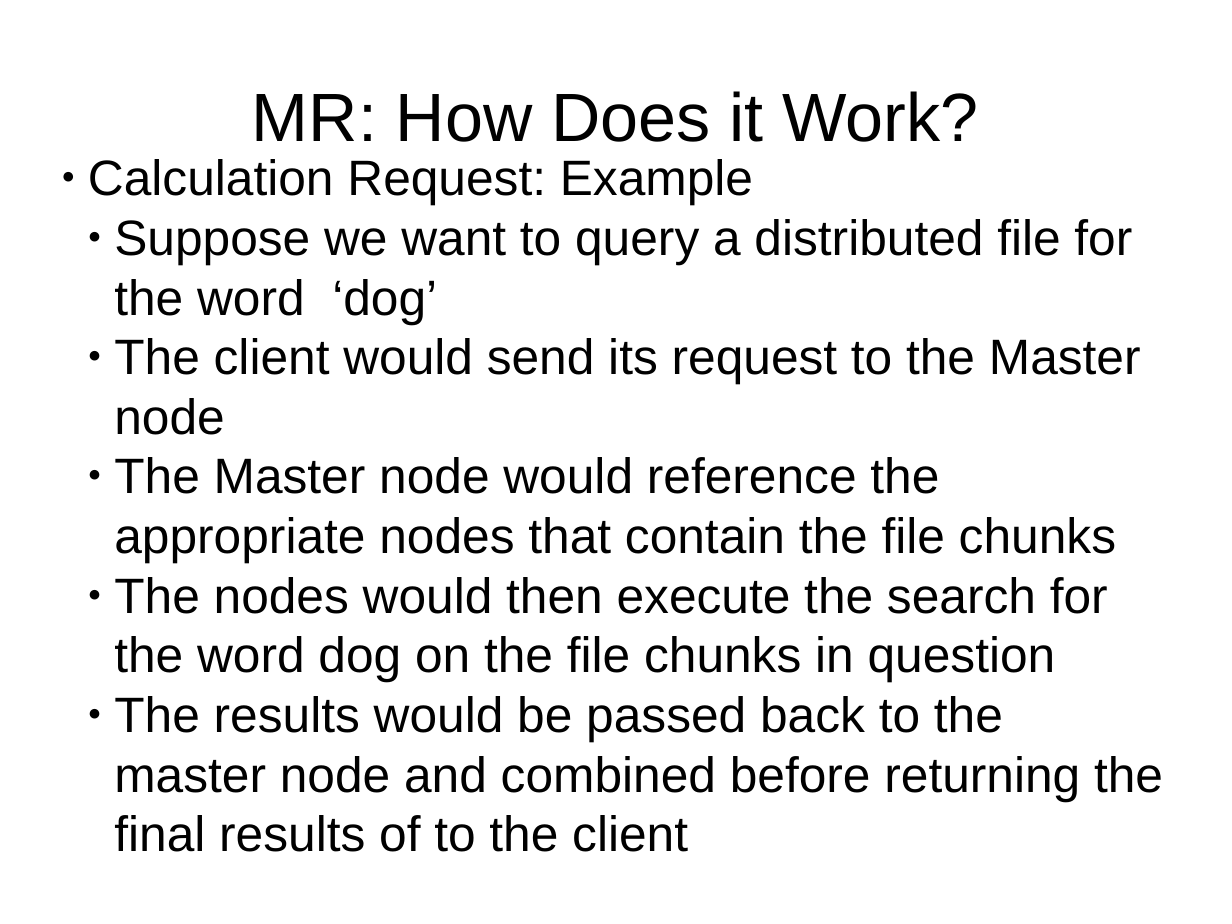
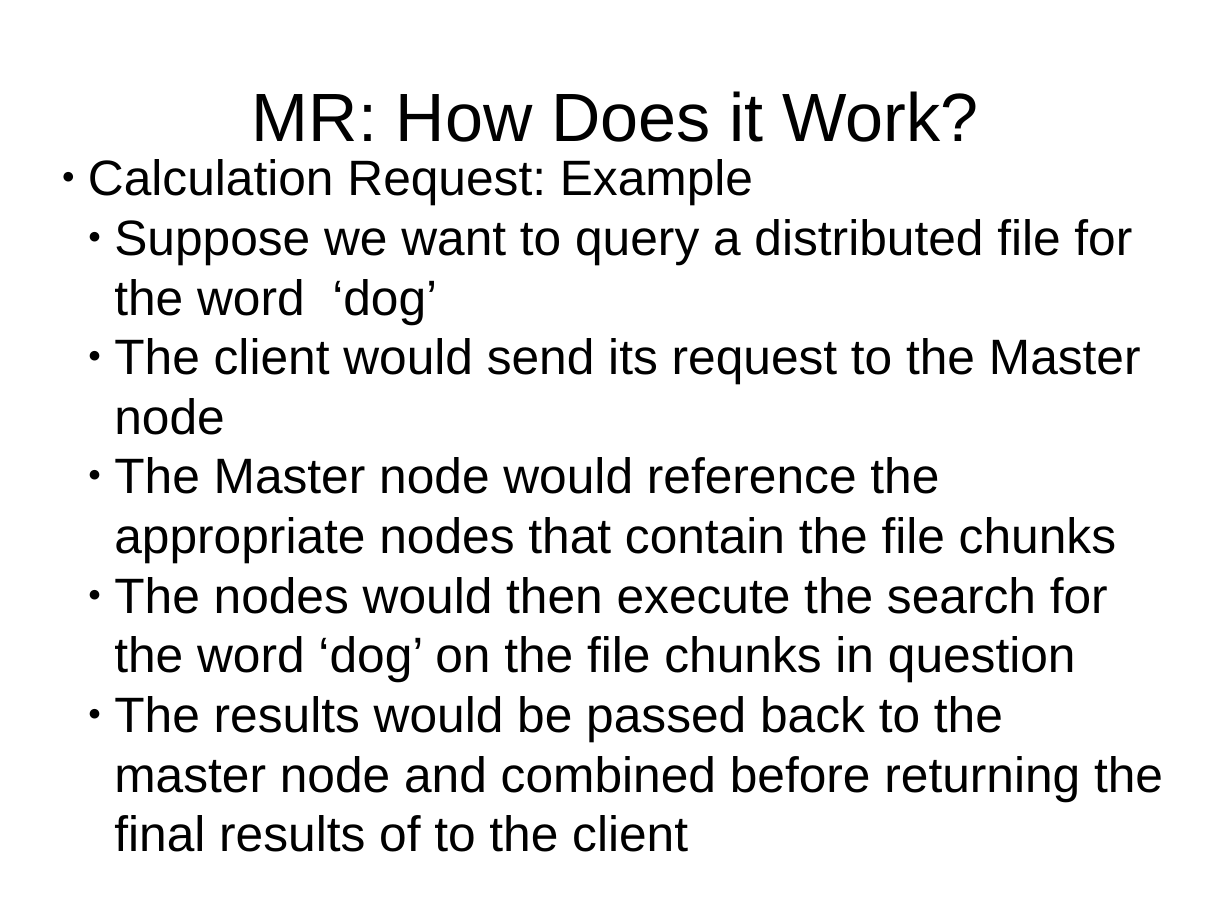
Before and after one commit to twcannon/MSDataSci, a slide deck: slide 13 of CSIS604/projects/assignment_4/assignment_4_ppt.pptx (slide 15 before the commit). Drawn at 1232x924 pixels with LibreOffice and Linux fonts; fonts in the diff are those of the drawing. Boxes give left, top, right and bottom in pixels: in the first picture for what was removed or moved away, otherwise in the second. Text is boxed around its words. In the diff, an @@ line names an element or a change of style, - is before the commit and + after.

```diff
--- a/CSIS604/projects/assignment_4/assignment_4_ppt.pptx
+++ b/CSIS604/projects/assignment_4/assignment_4_ppt.pptx
@@ text at box(114, 577, 1108, 682): text changed @@
-  ● The nodes would then execute the search for the word dog on the file chunks in question
+  ● The nodes would then execute the search for the word ‘dog’ on the file chunks in question
```
Also in this commit, not shown: 11 other slides changed, 2 slides removed, 6 other files.
